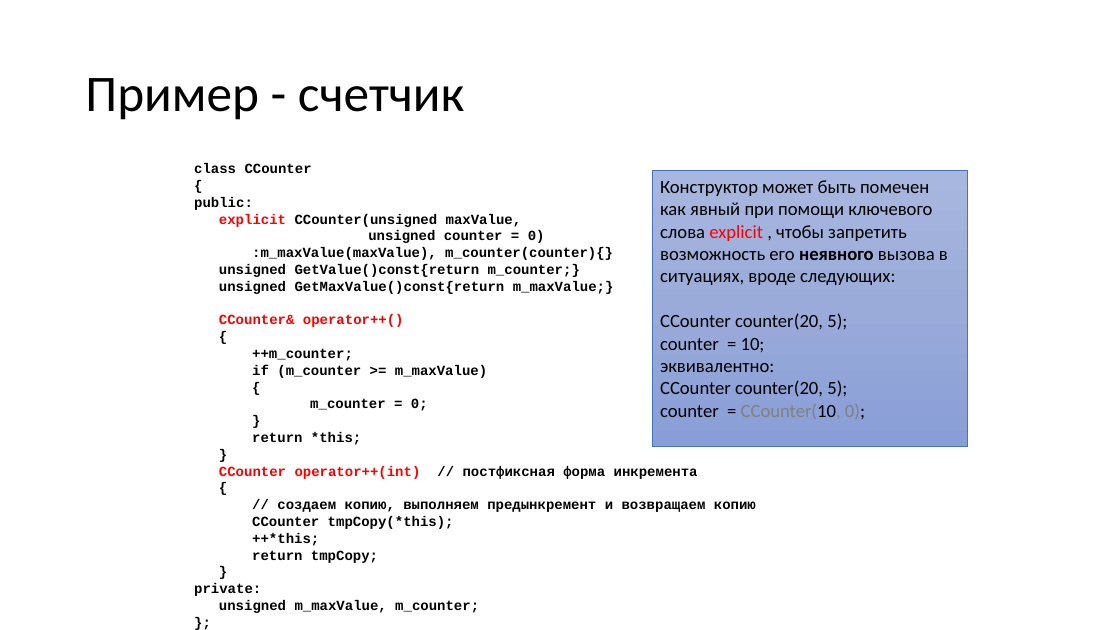
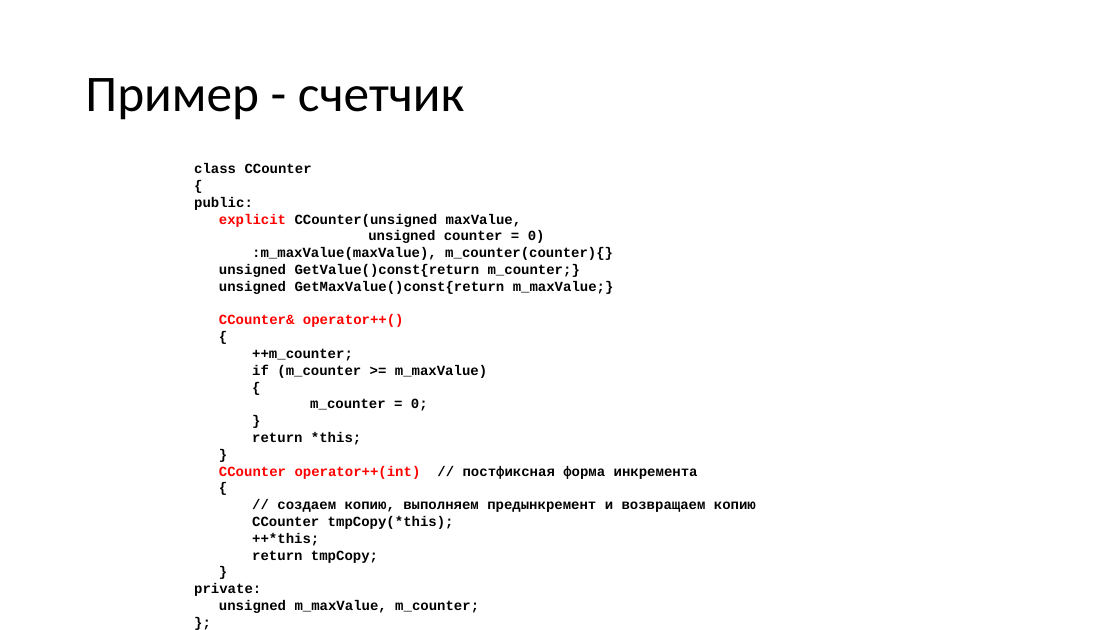
Before and after one commit to alexey-malov/oop, a slide deck: slide 78 of lectures/04/Дружественные функции и классы. Перегрузка операций.pptx. Drawn at 1120x630 pixels with LibreOffice and Linux fonts; fonts in the diff are those of the drawing. Boxes give left, top, right and bottom in pixels: in the first picture for what was removed or moved away, otherwise in the second. Text is boxed around its words. In the diff, an @@ line names an element or a change of style, - is before the commit and + after.

```diff
--- a/lectures/04/Дружественные функции и классы. Перегрузка операций.pptx
+++ b/lectures/04/Дружественные функции и классы. Перегрузка операций.pptx
@@ rectangle removed at (x1=652, y1=171, x2=967, y2=446) @@
-Конструктор может быть помечен как явный при помощи ключевого слова explicit , чтобы запретить возможность его неявного вызова в ситуациях, вроде следующих:
-CCounter counter(20, 5);
-counter = 10;
-эквивалентно:
-CCounter counter(20, 5);
-counter = CCounter(10, 0);
```
Also in this commit, not shown: 2 other slides changed, 4 other files.
